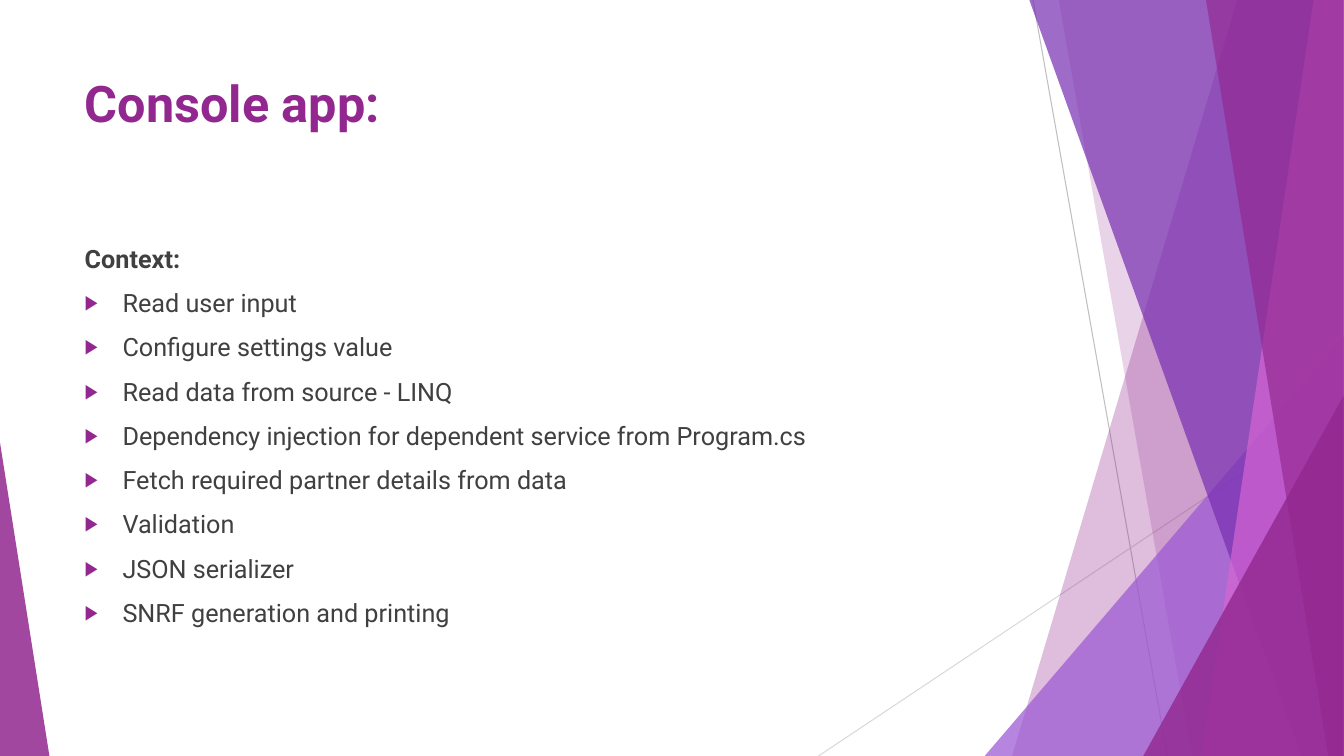
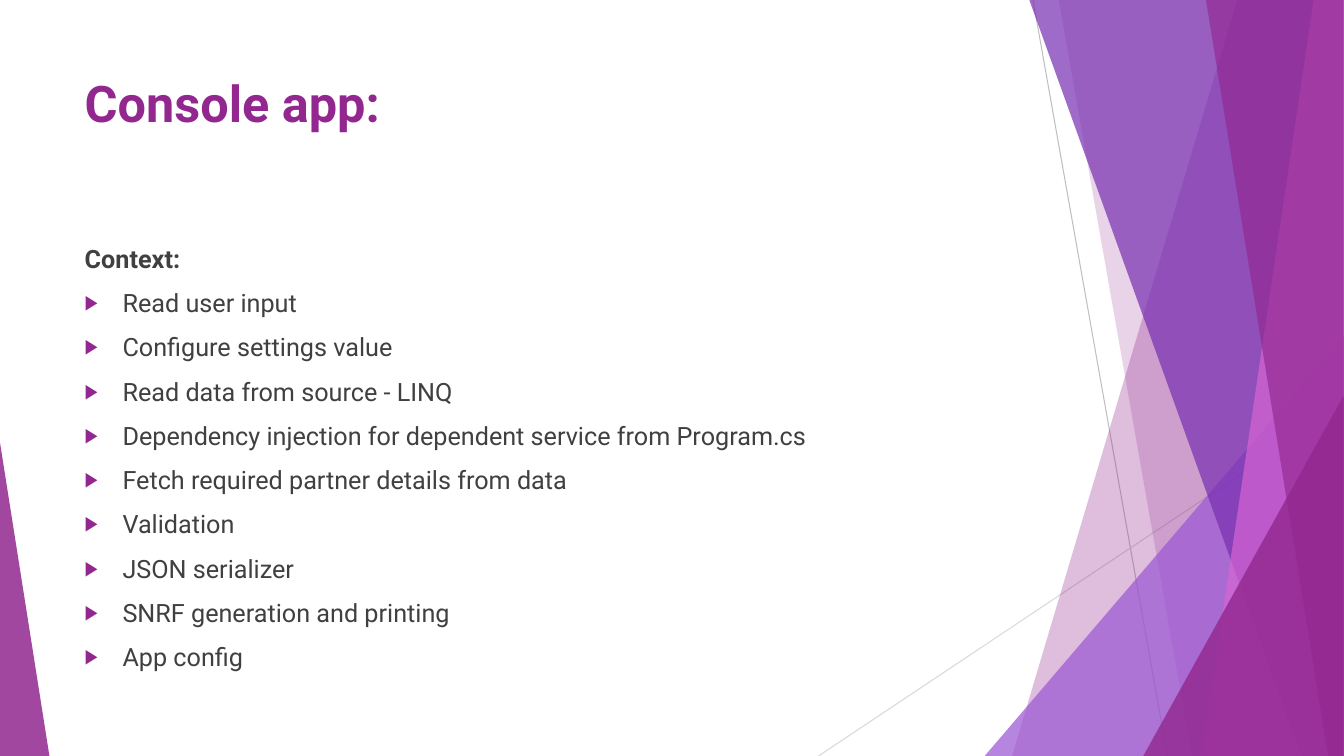
Before and after one commit to Sakthi-kc/Hands-on-.NET-projects, a slide deck: slide 2 of notes/get partner details logics implemented.pptx. Drawn at 1344x756 pixels with LibreOffice and Linux fonts; fonts in the diff are those of the drawing. Boxes give left, top, right and bottom in pixels: in the first picture for what was removed or moved away, otherwise in the second. Text is boxed around its words. In the diff, an @@ line names an element or a change of style, - is before the commit and + after.

Commit message:
Defined a global config class file

```diff
--- a/notes/get partner details logics implemented.pptx
+++ b/notes/get partner details logics implemented.pptx
@@ text at box(123, 647, 243, 672): paragraph added @@
+▶ App config
```
Also in this commit, not shown: 1 slide added, 18 other files.
